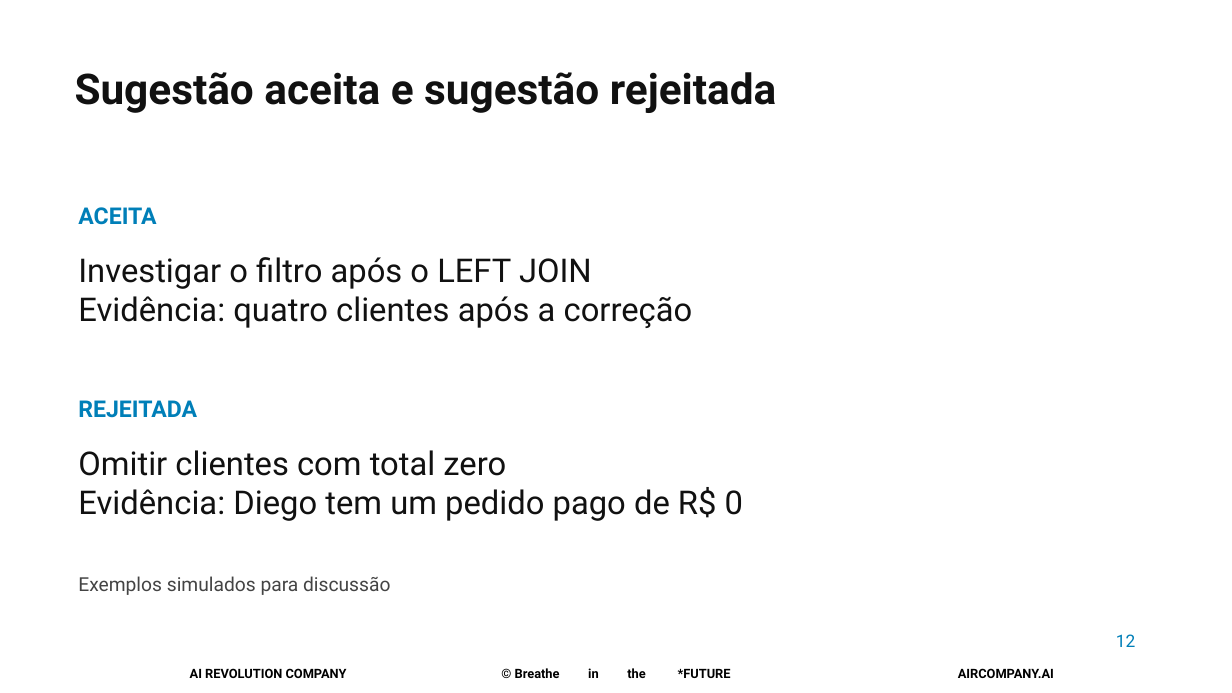
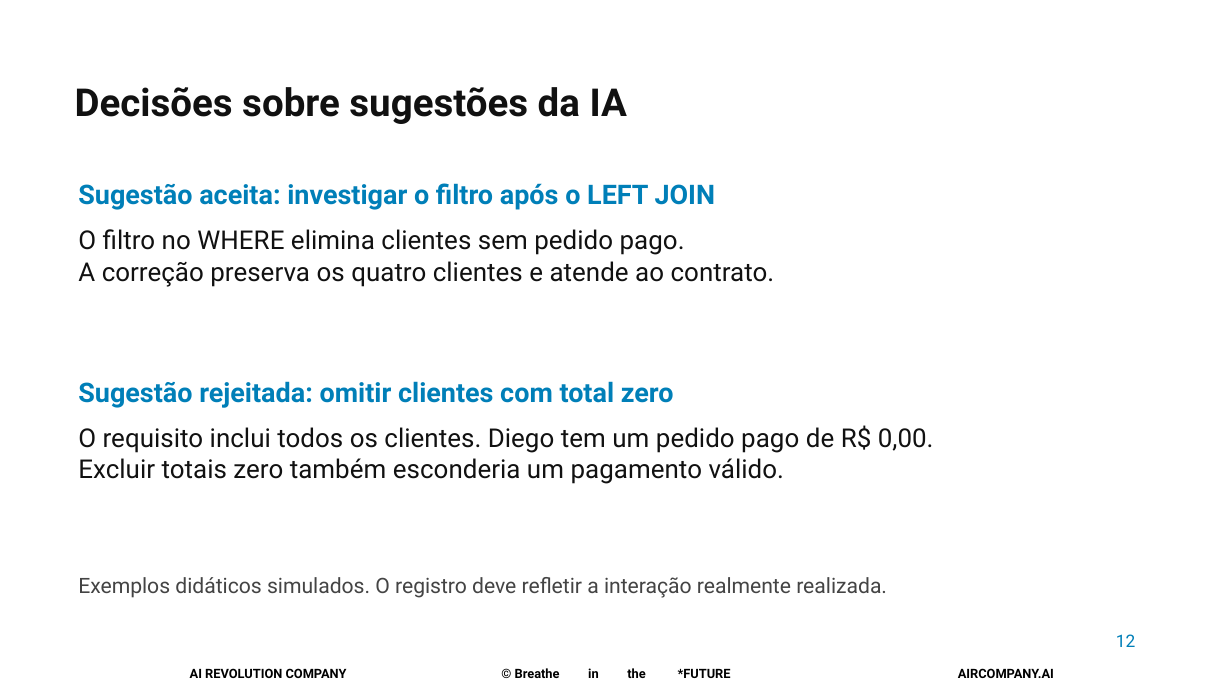
Before and after one commit to pedropalmieri/workshop4-pr-sql-ia, a slide deck: slide 12 of materiais/Workshop4-19nov2026.pptx. Drawn at 1232x693 pixels with LibreOffice and Linux fonts; fonts in the diff are those of the drawing; background and template pictures are left out. Boxes give left, top, right and bottom in pixels: in the first picture for what was removed or moved away, otherwise in the second. Text is boxed around its words. In the diff, an @@ line names an element or a change of style, - is before the commit and + after.

Commit message:
Revisa slides como material didático para o público

```diff
--- a/materiais/Workshop4-19nov2026.pptx
+++ b/materiais/Workshop4-19nov2026.pptx
@@ text removed at box(75, 72, 777, 113) @@
-Sugestão aceita e sugestão rejeitada
@@ text added at box(75, 87, 627, 124), 30 pt, text #111111, bold @@
+Decisões sobre sugestões da IA
@@ text at box(78, 183, 716, 210): text changed; size 25.5 to 21 pt; text colour #111111 to #007FB8; bold on @@
-Investigar o filtro após o LEFT JOIN
-Evidência: quatro clientes após a correção
+Sugestão aceita: investigar o filtro após o LEFT JOIN
@@ text removed at box(78, 207, 156, 225) @@
-ACEITA
@@ text added at box(78, 229, 775, 287), 20.2 pt, text #111111 @@
+O filtro no WHERE elimina clientes sem pedido pago.
+A correção preserva os quatro clientes e atende ao contrato.
@@ text at box(78, 381, 674, 408): text changed; size 18 to 21 pt @@
-REJEITADA
+Sugestão rejeitada: omitir clientes com total zero
@@ text at box(78, 425, 934, 484): text changed; size 25.5 to 20.2 pt @@
-Omitir clientes com total zero
-Evidência: Diego tem um pedido pago de R$ 0
+O requisito inclui todos os clientes. Diego tem um pedido pago de R$ 0,00.
+Excluir totais zero também esconderia um pagamento válido.
@@ text at box(78, 577, 887, 598): text changed; size 15 to 16.5 pt @@
-Exemplos simulados para discussão
+Exemplos didáticos simulados. O registro deve refletir a interação realmente realizada.
```
Also in this commit, not shown: 6 other slides changed, 7 slides added, 7 slides removed.
